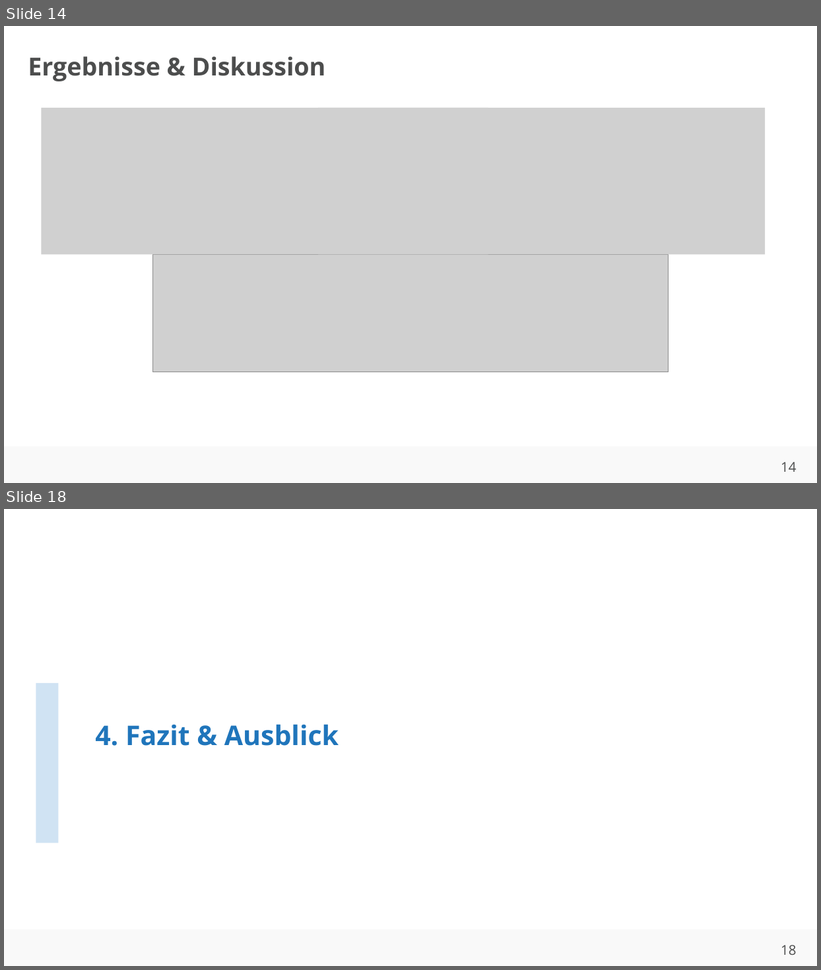
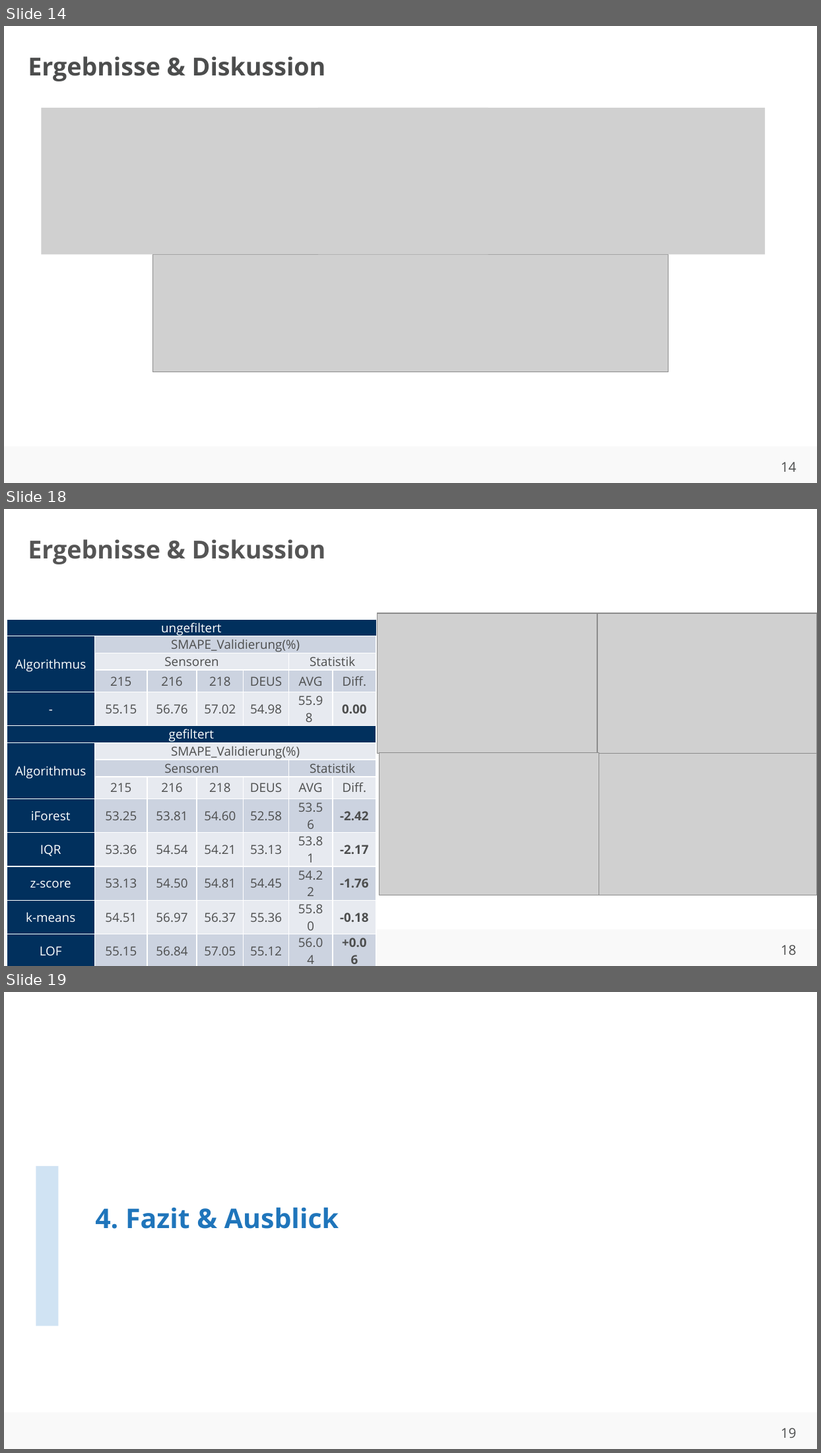
Before and after one commit to ahndavin/Abschlussarbeit_Bachelor, a slide deck: Kolloquium/Kolloquium.pptx. Shown one above the other, each under a label of ours: slides 14 and 18 before the commit, slides 14, 18 and 19 after it; the slides between them are not shown. The pictures are 821x970 and 821x1453 pixels, drawn with LibreOffice and Linux fonts; fonts in the diff are those of the drawing; grey boxes stand for pictures; background and template pictures are left out. Boxes give left, top, right and bottom in pixels: in the first picture for what was removed or moved away, otherwise in the second. Text is boxed around its words. In the diff, an @@ line names an element or a change of style, - is before the commit and + after.

```diff
--- a/Kolloquium/Kolloquium.pptx
+++ b/Kolloquium/Kolloquium.pptx
@@ slide 18 added at (x1=4, y1=509, x2=817, y2=966), background #FFFFFF; not listed: 2 template elements that a slide beside it also shows @@
@@ title added at (x1=28, y1=539, x2=326, y2=564), 22 pt, text #555555, bold @@
+Ergebnisse & Diskussion
@@ table added at (x1=7, y1=619, x2=376, y2=959), 14 rows, 7 columns @@
+ungefiltert |  |  |  |  |  | 
+Algorithmus | SMAPE_Validierung(%) |  |  |  |  | 
+ | Sensoren |  |  |  | Statistik | 
+ | 215 | 216 | 218 | DEUS | AVG | Diff.
+- | 55.15 | 56.76 | 57.02 | 54.98 | 55.98 | 0.00
+gefiltert |  |  |  |  |  | 
+Algorithmus | SMAPE_Validierung(%) |  |  |  |  | 
+ | Sensoren |  |  |  | Statistik | 
+ | 215 | 216 | 218 | DEUS | AVG | Diff.
+iForest | 53.25 | 53.81 | 54.60 | 52.58 | 53.56 | -2.42
+IQR | 53.36 | 54.54 | 54.21 | 53.13 | 53.81 | -2.17
+z-score | 53.13 | 54.50 | 54.81 | 54.45 | 54.22 | -1.76
+k-means | 54.51 | 56.97 | 56.37 | 55.36 | 55.80 | -0.18
+LOF | 55.15 | 56.84 | 57.05 | 55.12 | 56.04 | +0.06
@@ picture added at (x1=377, y1=613, x2=597, y2=754) @@
@@ picture added at (x1=597, y1=613, x2=817, y2=755) @@
@@ picture added at (x1=380, y1=753, x2=599, y2=896) @@
@@ picture added at (x1=597, y1=754, x2=817, y2=896) @@
@@ what was slide 18 is now slide 19 @@
@@ page number at (x1=781, y1=1428, x2=796, y2=1438): text changed @@
-18
+19
```
Also in this commit, not shown: 8 slides changed.
